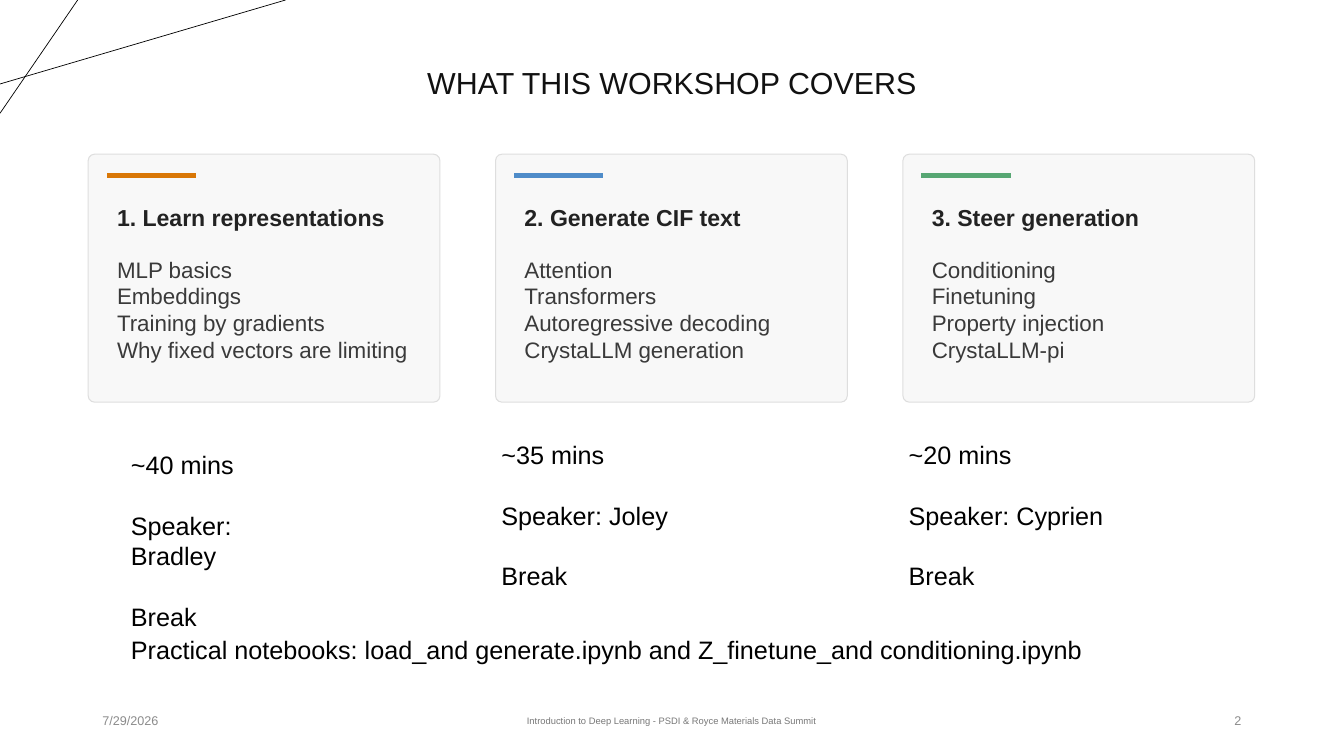
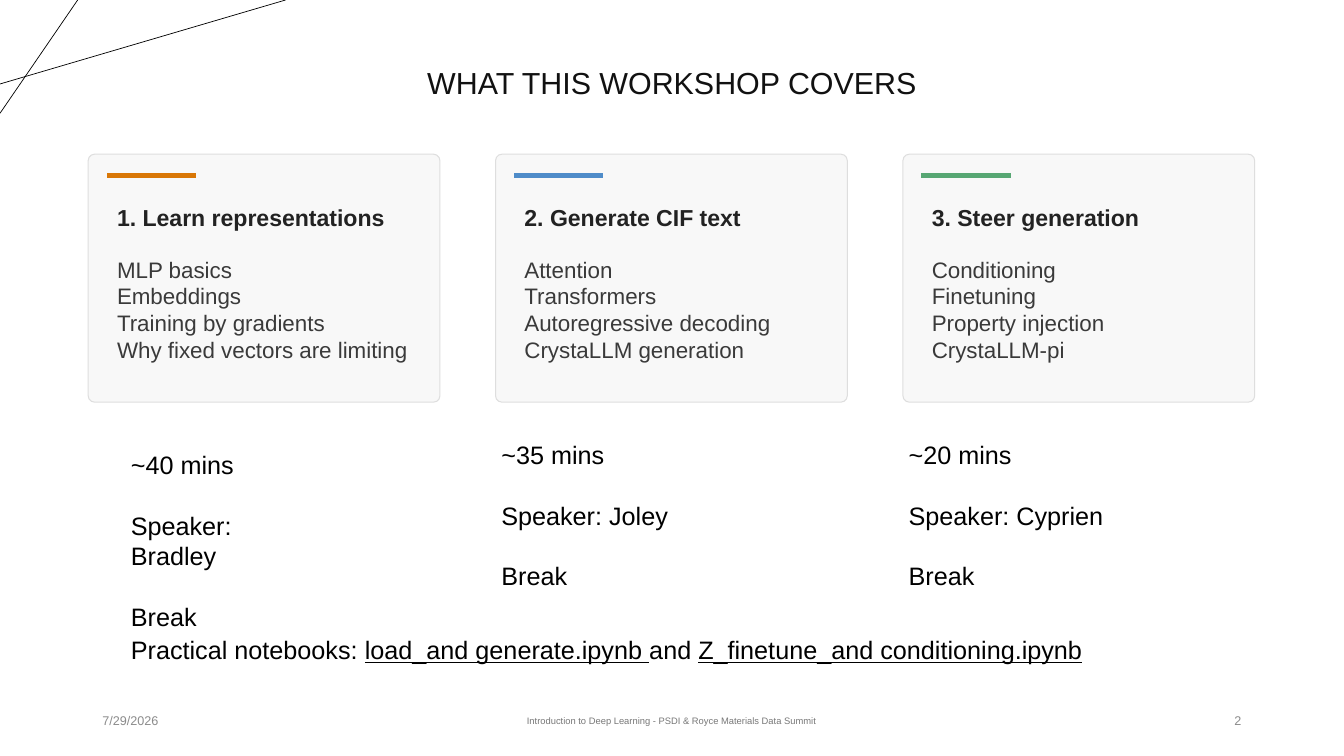
Before and after one commit to mdi-group/royce-psdi-crystallm-training, a slide deck: slide 2 of slides/intro_to_deep_learning.pptx. Drawn at 1344x756 pixels with LibreOffice and Linux fonts; fonts in the diff are those of the drawing. Boxes give left, top, right and bottom in pixels: in the first picture for what was removed or moved away, otherwise in the second. Text is boxed around its words. In the diff, an @@ line names an element or a change of style, - is before the commit and + after.

Commit message:
Update into to deep learning slides

```diff
--- a/slides/intro_to_deep_learning.pptx
+++ b/slides/intro_to_deep_learning.pptx
@@ text "Practical notebooks: load_and generate.ipynb and ..." at [131,640,1082,665]: underline on in "load_and generate.ipynb Z_finetune_and conditioning.ipynb" @@
```
